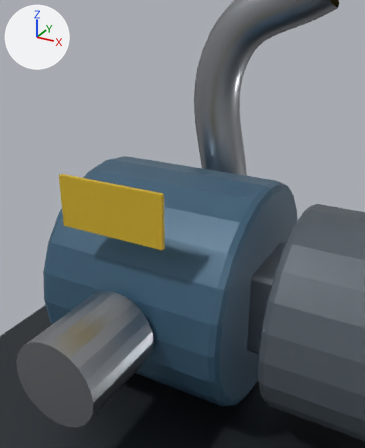
What one commit did to the glTF model frontend/public/models/aux_pump.glb.
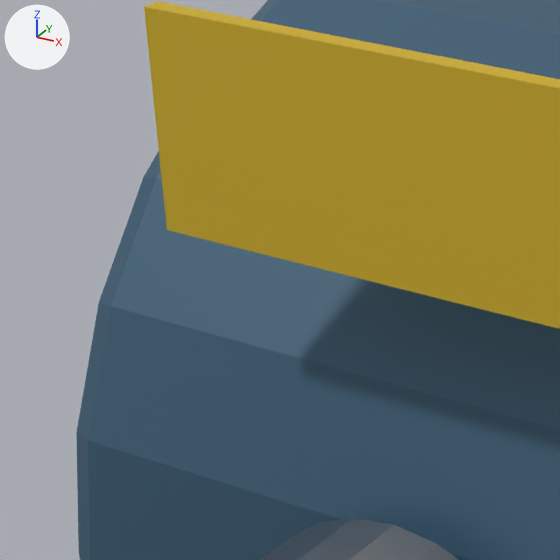
Each version is shown from a 50 mm camera at (0.462, -1.107, 1.155) aimed at (-0.007, -0.254, 0.728), then close up on the part from 7% to 42% of the width and 39% to 67% of the height. The axes (+X, +Y, +Z) are drawn at upper left. The lights are the same throughout. The older version's two pictures come first. Where no turn or scale is listed for an object, it has been applied to the vertices.

Objects in the first close-up: 'pump_body', 'pump_plate', 'pump_suction'.
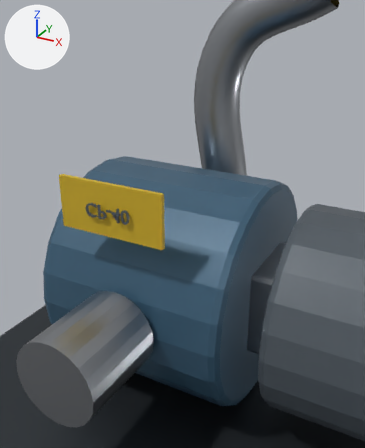
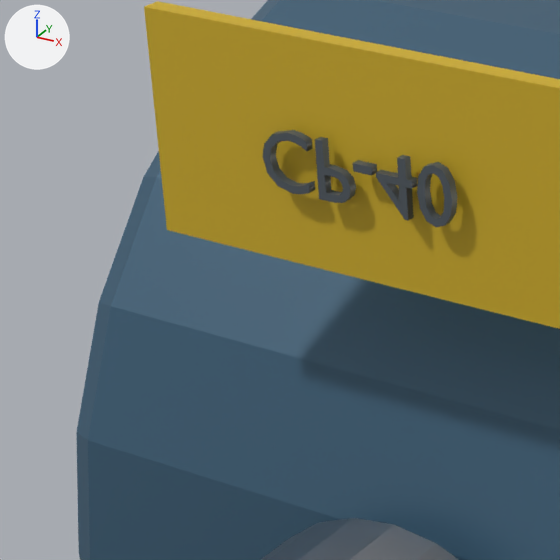
Patch to the scene script:
```diff
--- a/frontend/public/models/aux_pump.glb.py
+++ b/frontend/public/models/aux_pump.glb.py
@@ me_pump_name_text @@
+me_pump_name_text.from_pydata(...)  # 178 vertices, 348 faces; spans x -0.055..0.0558, y -0.0022..0.0022, z -0.0176..0.0139
+me_pump_name_text.materials.append(mat_paint_dark)  # dark grey #555d65
@@ ob_pump_name_text @@
+ob_pump_name_text = bpy.data.objects.new('pump_name_text', me_pump_name_text)
+ob_pump_name_text.location = (-0.15, -0.322, 0.75)
```

Boxes [x1, y1, x2, y2] around the edits, measured in the close-ups (560 x 560 px):
'pump_name_text', added: after [263, 130, 457, 227]
